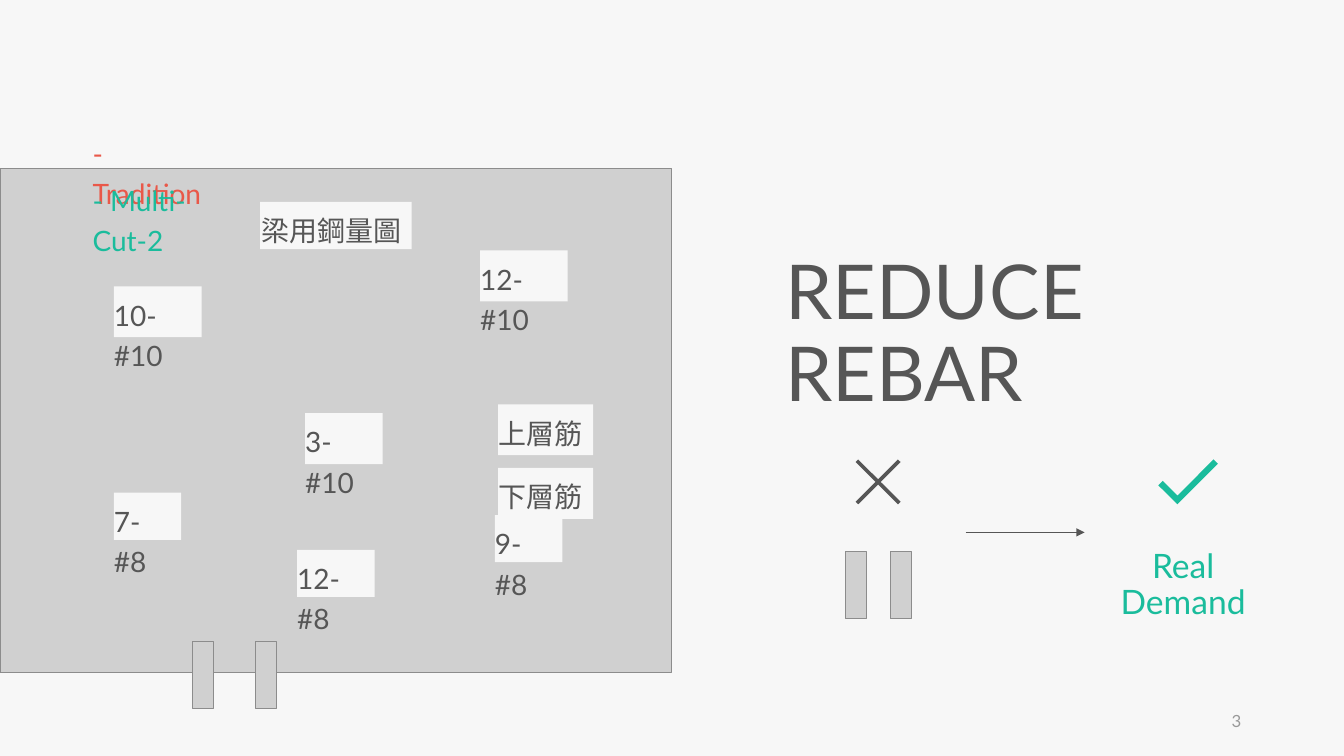
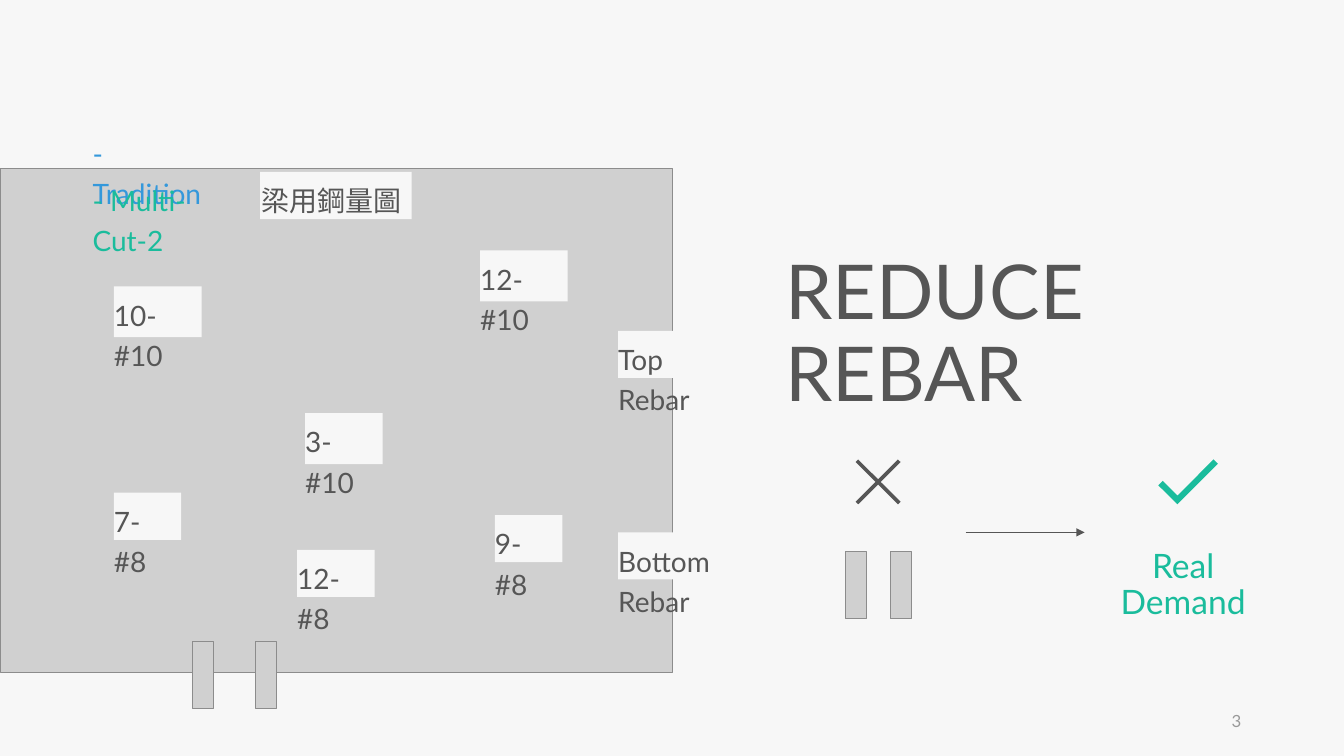
Before and after one commit to skyran1278/thesis, a slide deck: slide 3 of Meeting/20190523 Seminar/20190523 Seminar.pptx. Drawn at 1344x756 pixels with LibreOffice and Linux fonts; fonts in the diff are those of the drawing; grey boxes stand for pictures. Boxes give left, top, right and bottom in pixels: in the first picture for what was removed or moved away, otherwise in the second. Text is boxed around its words. In the diff, an @@ line names an element or a change of style, - is before the commit and + after.

```diff
--- a/Meeting/20190523 Seminar/20190523 Seminar.pptx
+++ b/Meeting/20190523 Seminar/20190523 Seminar.pptx
@@ text "- Tradition" at [93,183,202,210]: text colour #E95849 to #3498DB @@
@@ rectangle "梁用鋼量圖": place and size @@
-rectangle "梁用鋼量圖" at [260,202,411,249]
+rectangle "梁用鋼量圖" at [260,171,411,219]
@@ rectangle added at [618,331,747,378], fill #F7F7F7, 20 pt, text #565656 @@
+Top Rebar
@@ rectangle removed at [498,404,593,455] @@
-上層筋
@@ rectangle removed at [498,468,593,518] @@
-下層筋
@@ rectangle added at [618,532,792,580], fill #F7F7F7, 20 pt, text #565656 @@
+Bottom Rebar
```
Also in this commit, not shown: 11 other slides changed, 1 slide added, 3 slides removed, 3 other files.
